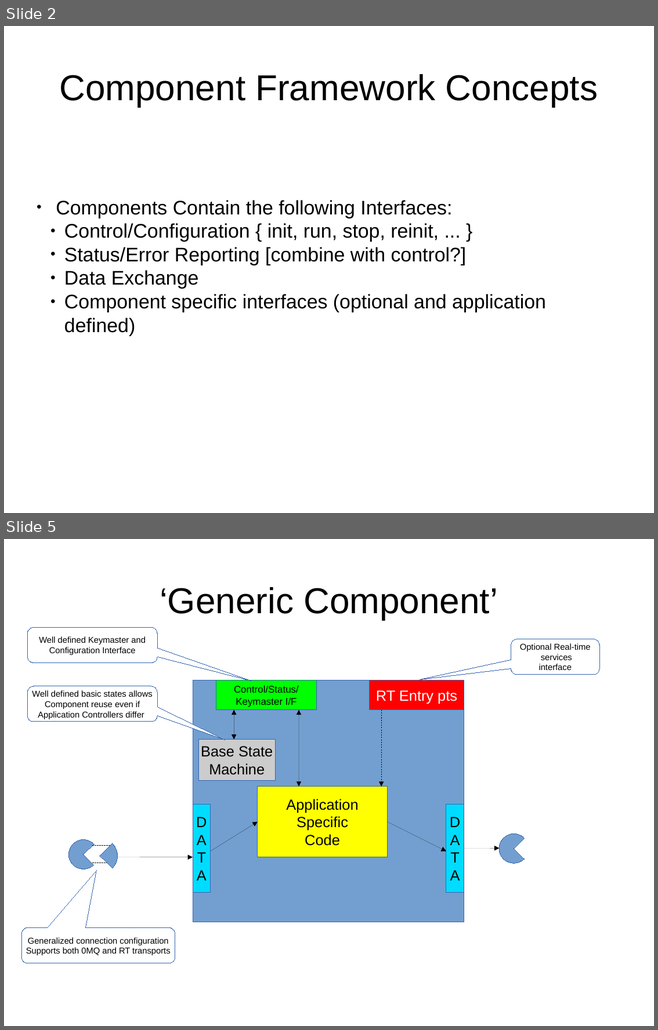
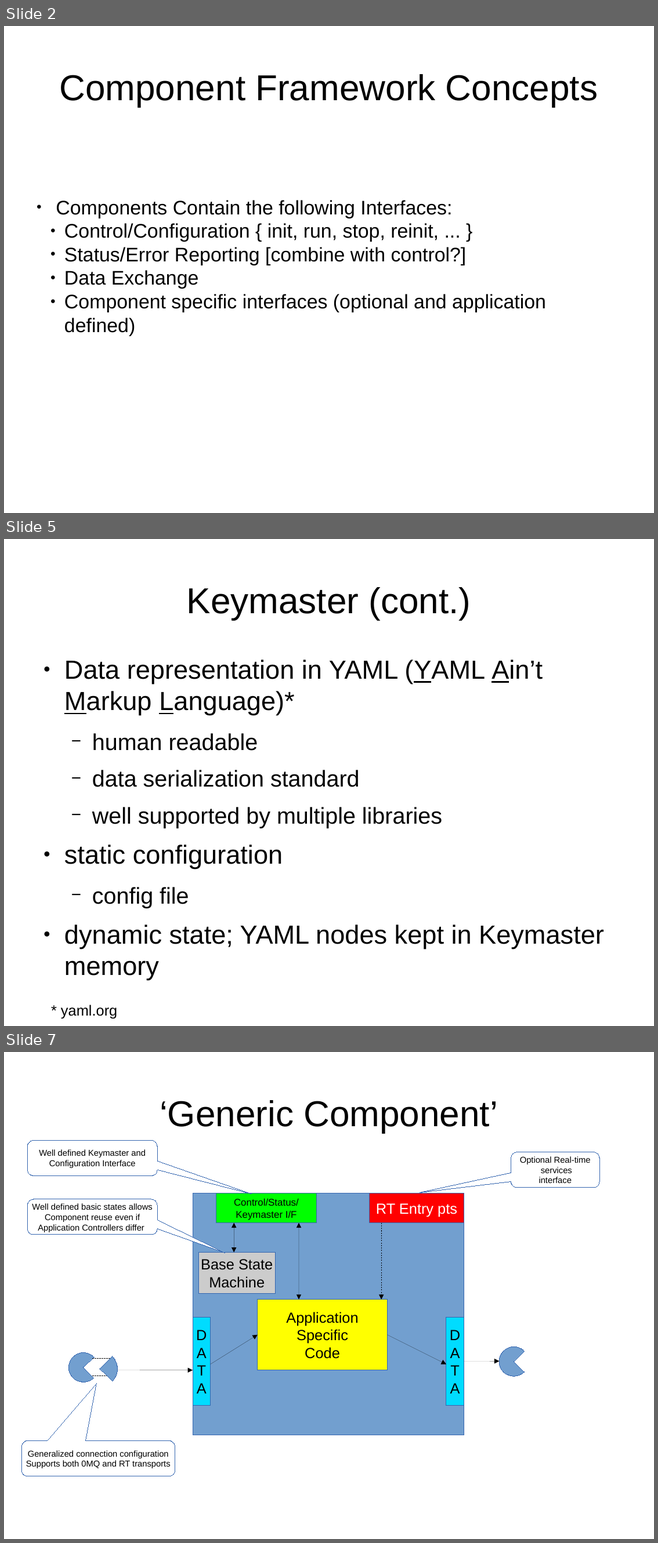
Before and after one commit to GreenBankObservatory/matrix, a slide deck: doc/InterfaceIdeas.odp. Shown one above the other, each under a label of ours: slides 2 and 5 before the commit, slides 2, 5 and 7 after it; the slides between them are not shown. The pictures are 658x1030 and 658x1543 pixels, drawn with LibreOffice and Linux fonts; fonts in the diff are those of the drawing. Boxes give left, top, right and bottom in pixels: in the first picture for what was removed or moved away, otherwise in the second. Text is boxed around its words. In the diff, an @@ line names an element or a change of style, - is before the commit and + after.

```diff
--- a/doc/InterfaceIdeas.odp
+++ b/doc/InterfaceIdeas.odp
@@ slide 5 added at bbox=[4, 539, 654, 1026], background #FFFFFF @@
@@ title added at bbox=[187, 587, 470, 620], 44 pt, text #000000 @@
+Keymaster (cont.)
@@ text added at bbox=[64, 660, 604, 980], 32 pt, text #000000 @@
+● Data representation in YAML (YAML Ain’t Markup Language)*
+  − human readable
+  − data serialization standard
+  − well supported by multiple libraries
+● static configuration
+  − config file
+● dynamic state; YAML nodes kept in Keymaster memory
@@ text added at bbox=[61, 1005, 117, 1019], 18 pt, text #000000 @@
+* yaml.org
@@ what was slide 5 is now slide 7 @@
```
Also in this commit, not shown: 2 slides changed, 2 other slides added.
